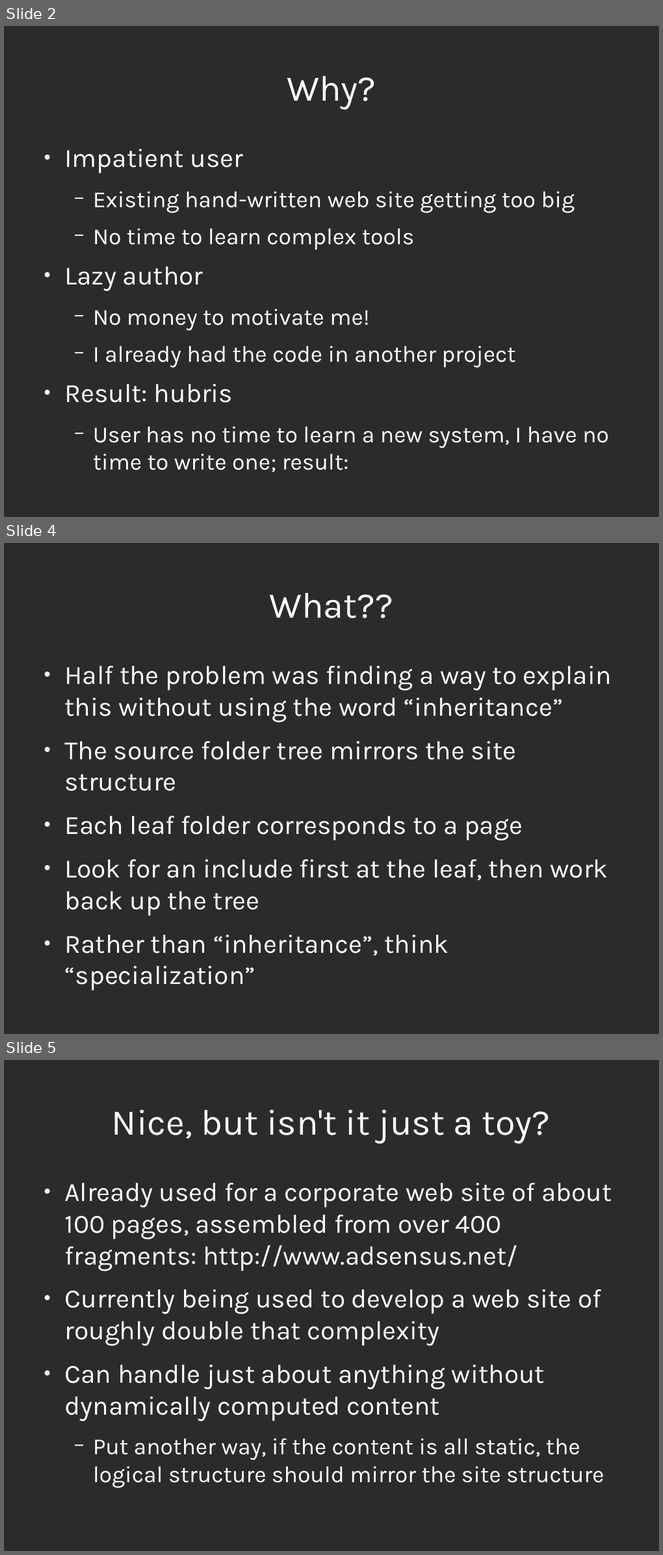
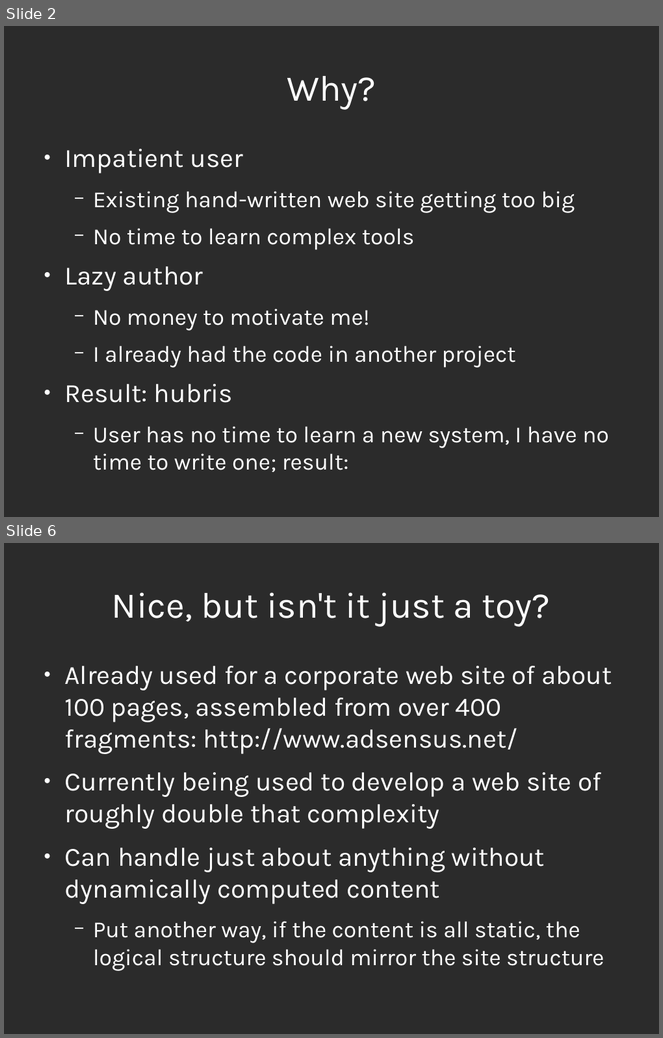
Before and after one commit to rrthomas/nancy, a slide deck: Lua Workshop 2006.odp. Shown one above the other, each under a label of ours: slides 2, 4 and 5 before the commit, slides 2 and 6 after it; the slides between them are not shown. The pictures are 663x1555 and 663x1038 pixels, drawn with LibreOffice and Linux fonts; fonts in the diff are those of the drawing; background and template pictures are left out; a plain dark background stands for a picture behind light text. Boxes give left, top, right and bottom in pixels: in the first picture for what was removed or moved away, otherwise in the second. Text is boxed around its words. In the diff, an @@ line names an element or a change of style, - is before the commit and + after.

Commit message:
Fix some cosmetic typsetting problems in the user guide, and remove the (now confusing) sentence about the specification ending before the example.
Add one more slide with an explanatory diagram to the slides.

```diff
--- a/Lua Workshop 2006.odp
+++ b/Lua Workshop 2006.odp
@@ slide 4 removed at box(4, 543, 659, 1034), background picture (left out) @@
@@ title removed at box(269, 593, 393, 618) @@
-What??
@@ text removed at box(65, 666, 612, 991) @@
-● Half the problem was finding a way to explain this without using the word “inheritance”
-● The source folder tree mirrors the site structure
-● Each leaf folder corresponds to a page
-● Look for an include first at the leaf, then work back up the tree
-● Rather than “inheritance”, think “specialization”
@@ what was slide 5 is now slide 6 @@
```
Also in this commit, not shown: 2 slides changed, 2 slides added, 1 other file.
